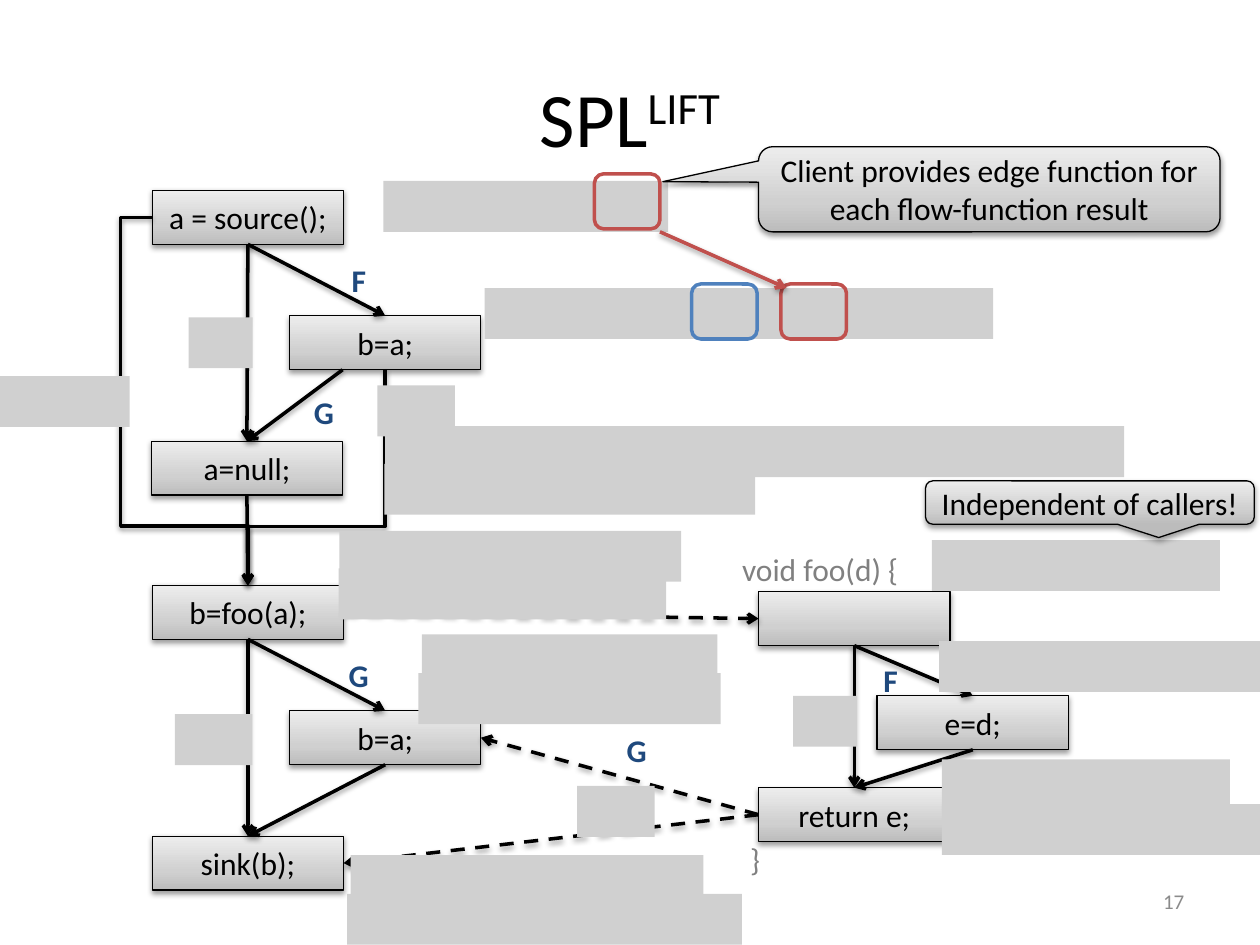
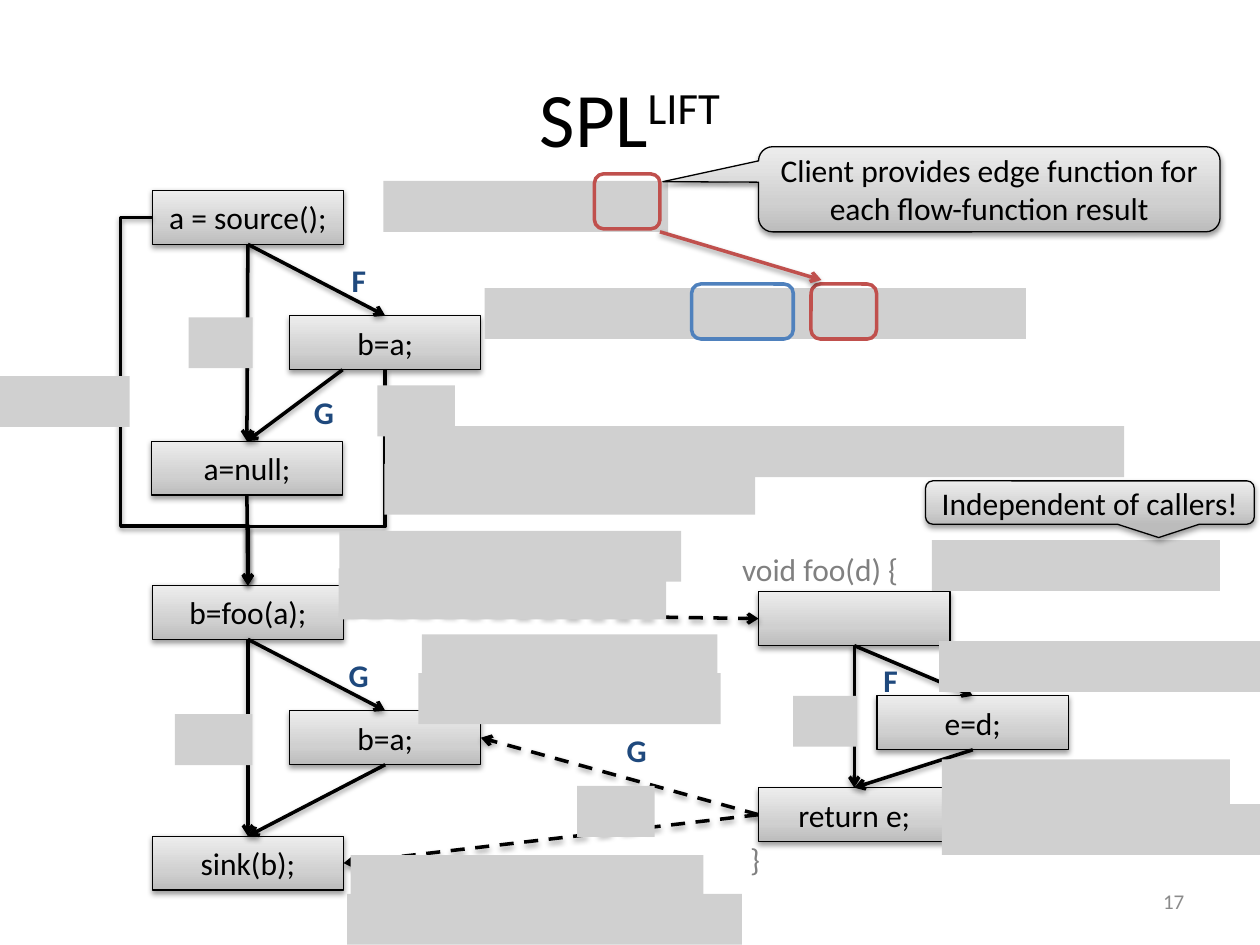
Before and after one commit to stg-tud/apsa, a slide deck: slide 17 of 2016/lecture/APSA-09-CFLRP-IDE.pptx. Drawn at 1260x945 pixels with LibreOffice and Linux fonts; fonts in the diff are those of the drawing; grey boxes stand for pictures. Boxes give left, top, right and bottom in pixels: in the first picture for what was removed or moved away, otherwise in the second. Text is boxed around its words. In the diff, an @@ line names an element or a change of style, - is before the commit and + after.

```diff
--- a/2016/lecture/APSA-09-CFLRP-IDE.pptx
+++ b/2016/lecture/APSA-09-CFLRP-IDE.pptx
@@ arrow moved from (660, 232) - (786, 289) to (660, 232) - (822, 280) @@
@@ picture: place and size @@
-picture at <box>485,289,994,339</box>
+picture at <box>485,289,1027,339</box>
@@ rounded rectangle: place and size @@
-rounded rectangle at <box>692,284,757,339</box>
+rounded rectangle at <box>692,284,794,339</box>
@@ rounded rectangle: place and size @@
-rounded rectangle at <box>781,284,847,339</box>
+rounded rectangle at <box>811,284,877,339</box>
```
Also in this commit, not shown: 2 other slides changed, 1 other file.
